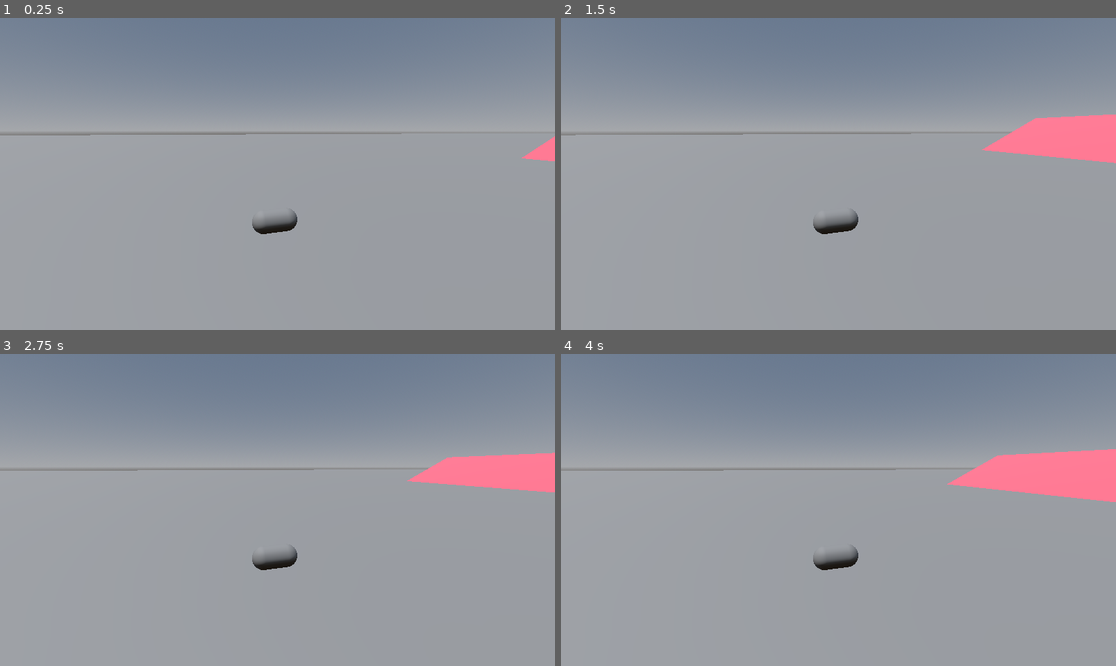
Above: before the commit, frames 1-4 (two rows, left to right).
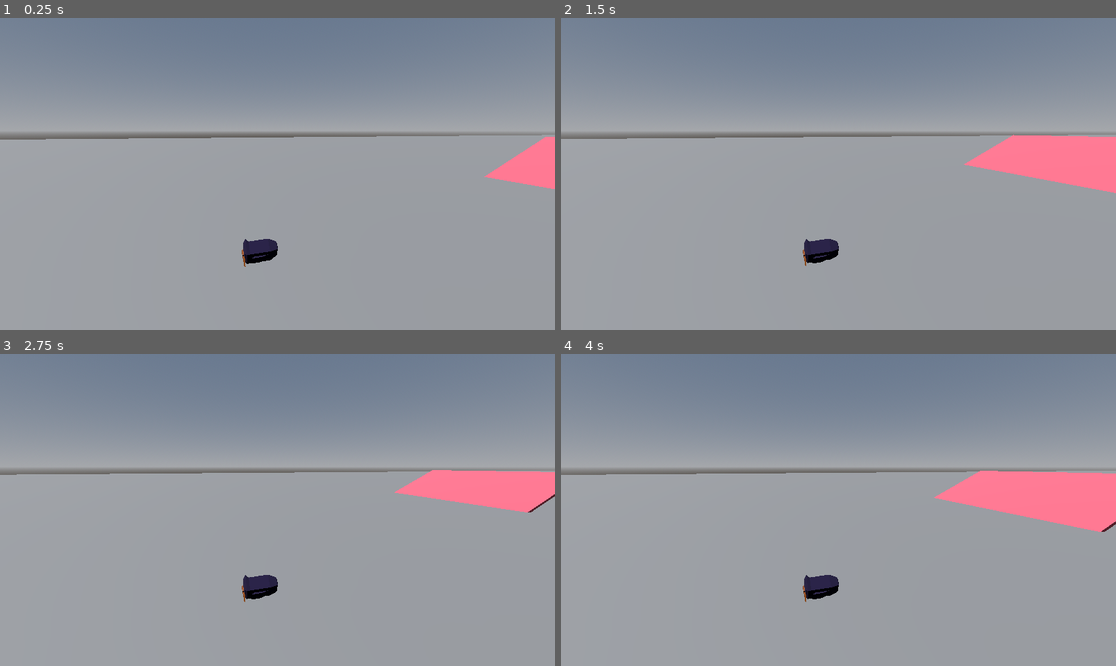
Above: after the commit, the same moments.

Repository: Emerald6468/FlipTheBird
Game: Godot game, scene res://Scenes/TestScenes/zander_test_scene.tscn
Same seed, same stepped clock (60 frames per second), same inputs: the game is played once before the commit and once after it. The project has no main scene, so this scene is started directly.
Inputs:
- Up to frame 1 (0.25 s): no input
- Up to frame 2 (1.5 s): tap Enter (ui_accept) at 0.5, 0.77 s; hold D (Right) 0.53-1.28 s; hold S (Backward) from 1.28 s (still down)
- Up to frame 3 (2.75 s): tap Enter (ui_accept) at 1.52 s; release S (Backward) at 2.03 s; hold D (Right) from 2.03 s (still down)
- Up to frame 4 (4 s): release D (Right) at 2.78 s; hold W (Forward) 2.78-3.53 s; tap Enter (ui_accept) at 3.02, 3.77 s; hold A (Left) from 3.53 s (still down)

The runs differ from the first frame. In frame 1, 2.7% of the frame differs, in the area x 0-100%, y 36-80%; in frame 2, 4.6%; in frame 3, 4.1%; in frame 4, 5.5%, in the area x 0-100%, y 30-80%.

Commit message:
updated camera

Diff:
--- a/flip,-the-bird/Scenes/Prefabs/player.tscn
+++ b/flip,-the-bird/Scenes/Prefabs/player.tscn
@@ -1,6 +1,7 @@
 [gd_scene format=3 uid="uid://b2svsxeylpykh"]
 
 [ext_resource type="Script" uid="uid://bncoejlqlfy4e" path="res://Scripts/player.gd" id="1_sfbl0"]
+[ext_resource type="PackedScene" uid="uid://cb1etiwormk5y" path="res://Assets/prototype_Flip.glb" id="2_pv3ct"]
 
 [sub_resource type="CapsuleShape3D" id="CapsuleShape3D_qohmv"]
 
@@ -17,5 +18,8 @@
 transform = Transform3D(1, 0, 0, 0, -4.371139e-08, -1, 0, 1, -4.371139e-08, 0, -0.5071369, 0)
 mesh = SubResource("CapsuleMesh_sfbl0")
 
+[node name="prototype_Flip" parent="CollisionShape3D/MeshInstance3D" unique_id=558009765 instance=ExtResource("2_pv3ct")]
+transform = Transform3D(-0.75, 1.13246855e-07, 0, -1.13246855e-07, -0.75, 0, 0, 0, 0.75, 0, 1.1202836, -5.9604645e-08)
+
 [node name="Camera3D" type="Camera3D" parent="." unique_id=1204415277]
-transform = Transform3D(0.25881907, -0.20082727, 0.944818, 0, 0.9781476, 0.2079117, -0.9659258, -0.053811513, 0.25316325, 7.9706388, 3.311362, 2.0218885)
+transform = Transform3D(0.25881907, -0.20082727, 0.9448181, 0, 0.9781476, 0.2079117, -0.9659258, -0.053811513, 0.25316328, 12.250565, 7.3592367, 2.0218885)
